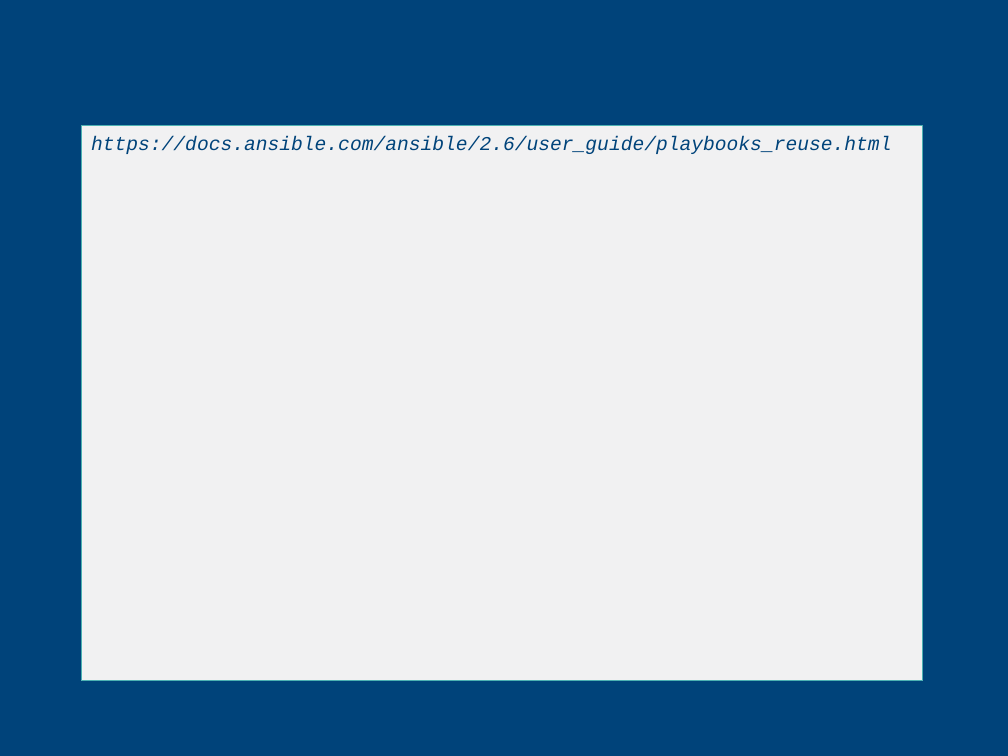
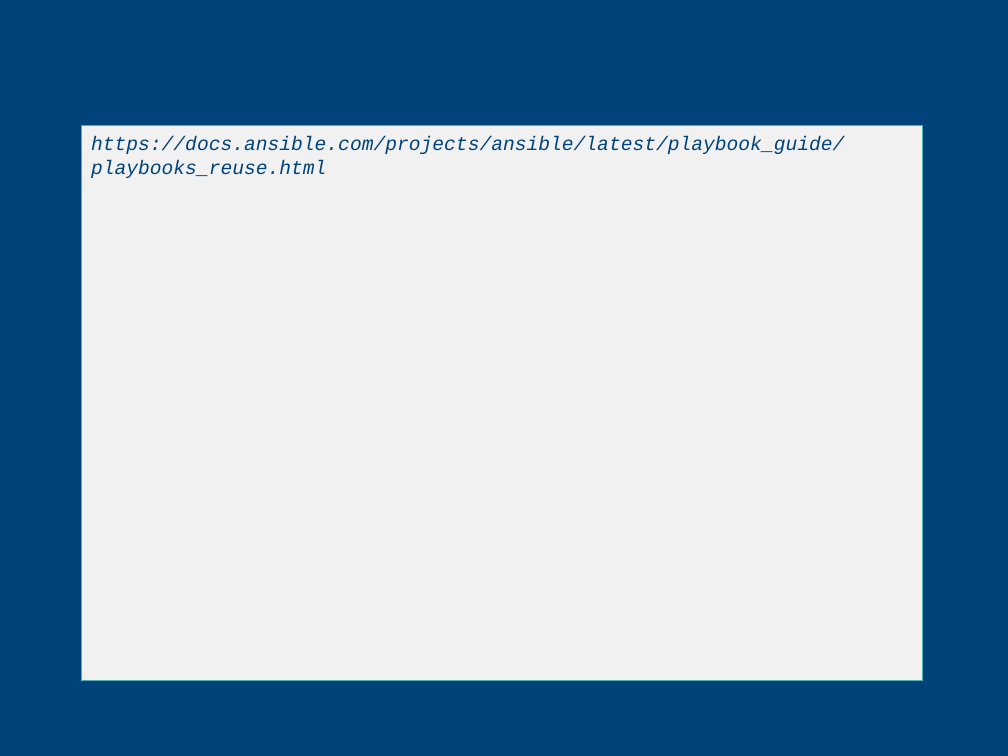
Before and after one commit to CCoupel/ansible-training, a slide deck: slide 30 of Ansible Training.pptx. Drawn at 1008x756 pixels with LibreOffice and Linux fonts; fonts in the diff are those of the drawing; background and template pictures are left out. Boxes give left, top, right and bottom in pixels: in the first picture for what was removed or moved away, otherwise in the second. Text is boxed around its words. In the diff, an @@ line names an element or a change of style, - is before the commit and + after.

```diff
--- a/Ansible Training.pptx
+++ b/Ansible Training.pptx
@@ text in freeform shape at box(91, 136, 844, 178): text changed @@
-https://docs.ansible.com/ansible/2.6/user_guide/playbooks_reuse.html
+https://docs.ansible.com/projects/ansible/latest/playbook_guide/playbooks_reuse.html
```
Also in this commit, not shown: 16 other slides changed, 4 slides added, 4 slides removed.
